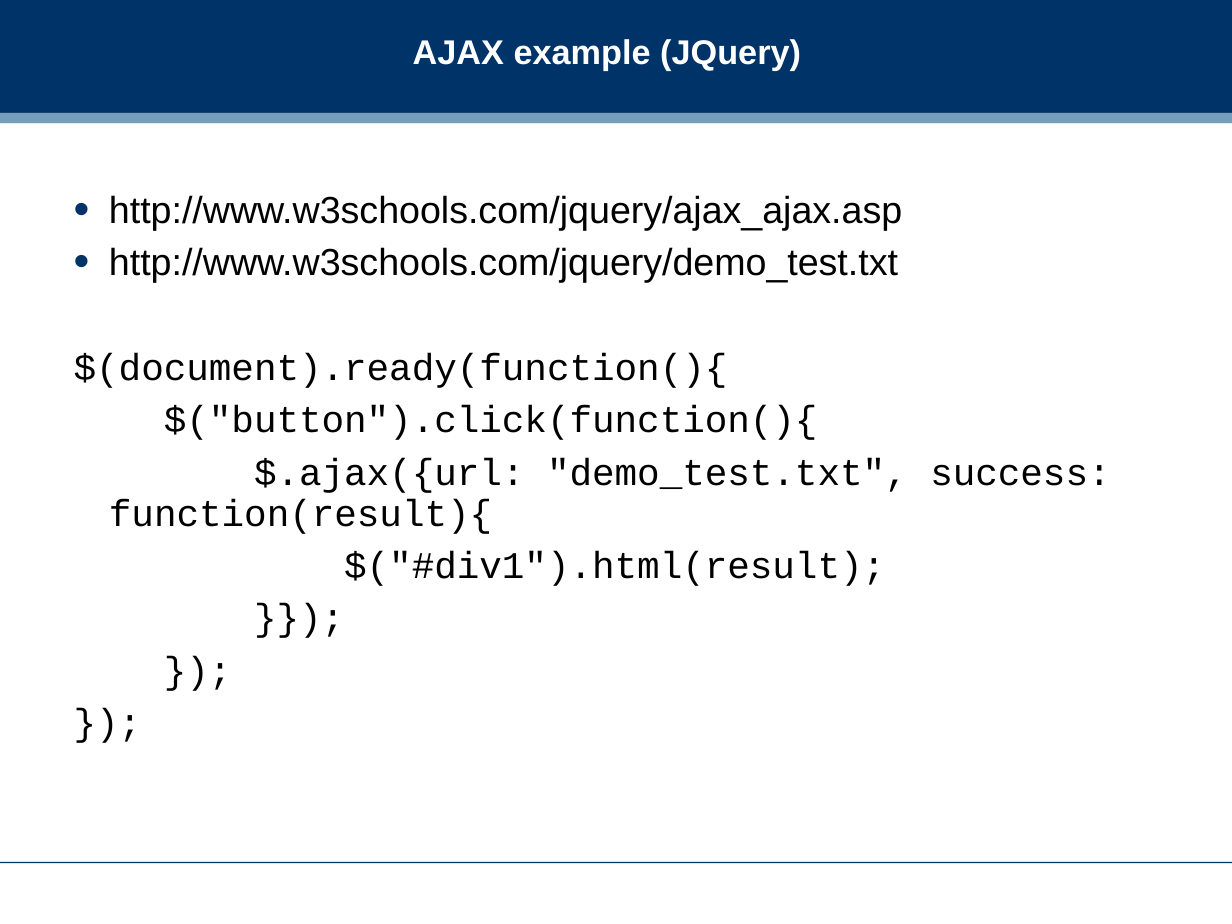
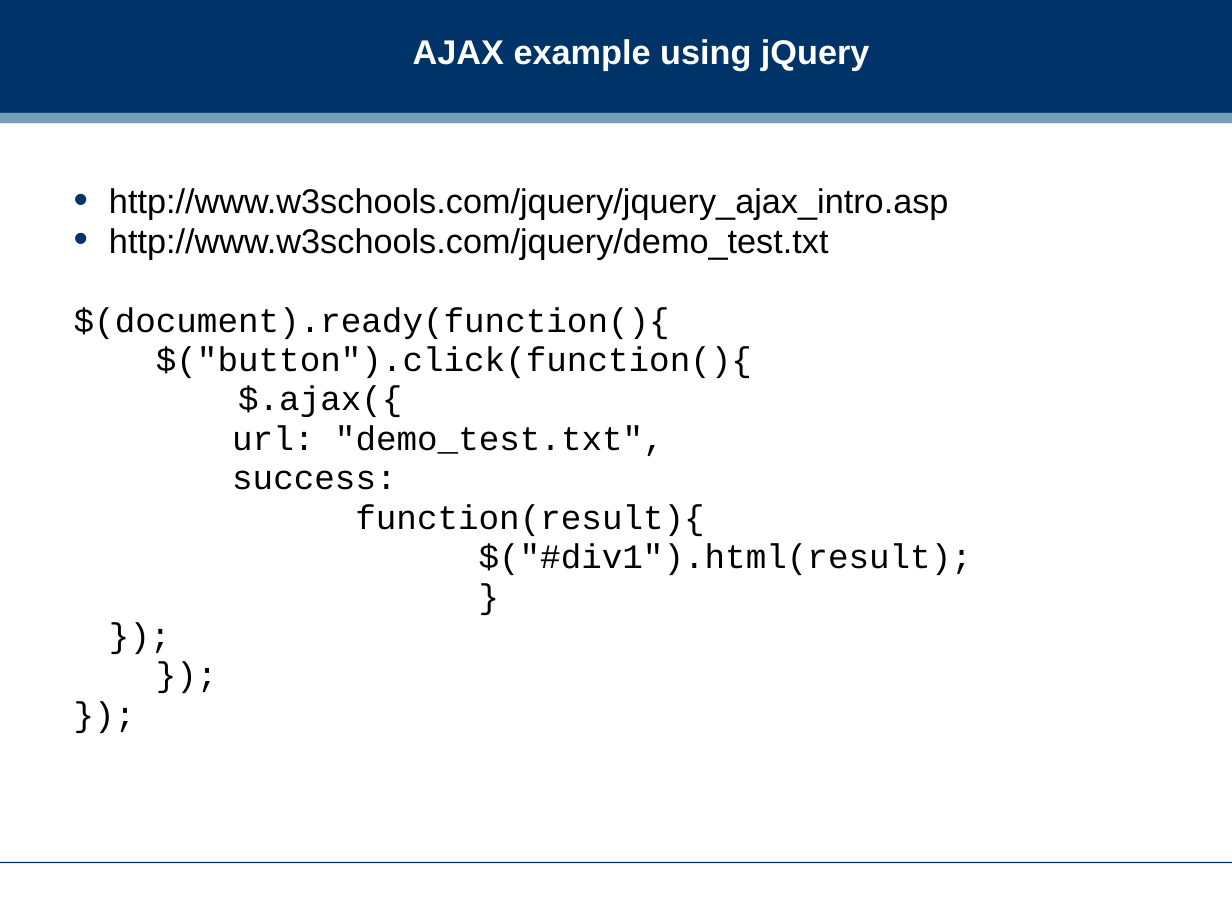
Before and after one commit to dreamind/ix, a slide deck: slide 15 of lectures/interactive/interactivity2.ppt (slide 20 before the commit). Drawn at 1232x924 pixels with LibreOffice and Linux fonts; fonts in the diff are those of the drawing; background and template pictures are left out. Boxes give left, top, right and bottom in pixels: in the first picture for what was removed or moved away, otherwise in the second. Text is boxed around its words. In the diff, an @@ line names an element or a change of style, - is before the commit and + after.

```diff
--- a/lectures/interactive/interactivity2.ppt
+++ b/lectures/interactive/interactivity2.ppt
@@ title at (413,39,870,71): text changed @@
-AJAX example (JQuery)
+AJAX example using jQuery
@@ text at (74,188,972,575): text changed; size 22 to 20 pt @@
-}});
+}
@@ text at (74,188,972,575): paragraph added @@
+});
@@ text at (109,188,949,220): text changed; size 22 to 20 pt @@
-• http://www.w3schools.com/jquery/ajax_ajax.asp
+• http://www.w3schools.com/jquery/jquery_ajax_intro.asp
@@ text at (74,228,972,575): size 22 to 20 pt in "http://www.w3schools.com/jquery/demo_test.txt", "$(document).ready(function(){", "$("button").click(function(){", "$("#div1").html(result);" and 2 more places; line spacing 0.9 to 0.7 @@
@@ text at (232,385,704,536): text changed; size 22 to 20 pt @@
-$.ajax({url: "demo_test.txt", success: function(result){
+$.ajax({
+url: "demo_test.txt",
+success:
+function(result){
```
Also in this commit, not shown: 10 other slides changed, 13 slides added, 12 slides removed, 1 other file.
